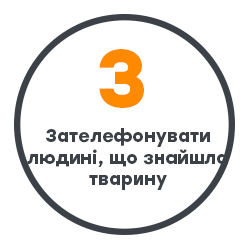
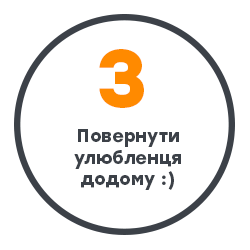
Before/after of a (250, 250) layered artwork. What changed in the layer stack:
renamed "Зателефонувати людині, що знайшла тварину" to "Повернути улюбленця додому :)", painted on it over [27, 128, 228, 190]
added layer "bg" (1st of 3, in "3") in group "3" over [27, 128, 228, 190]
renamed "Эллипс 1" to "bg", moved it into group "1" over [27, 128, 228, 190]
